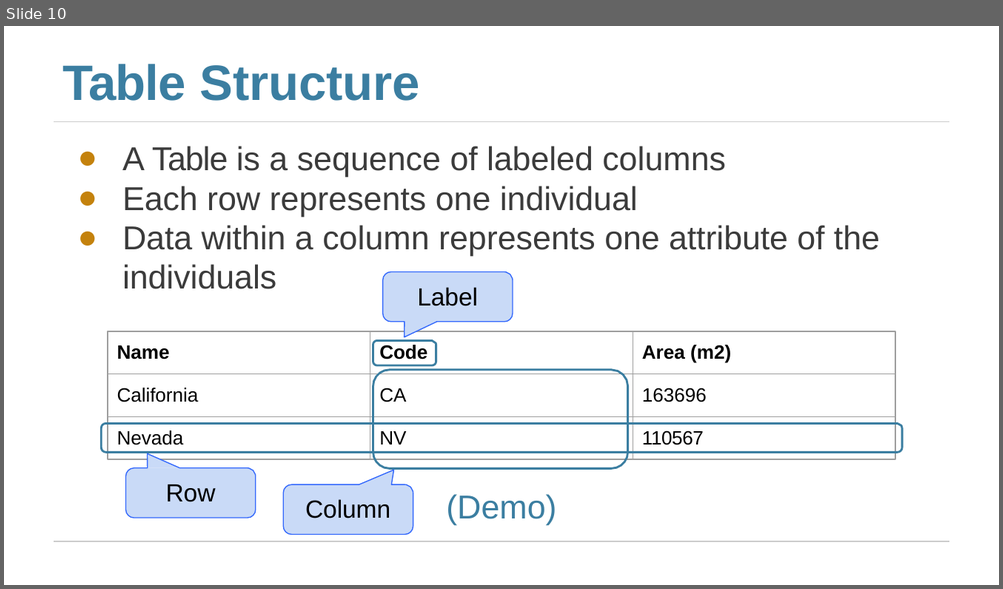
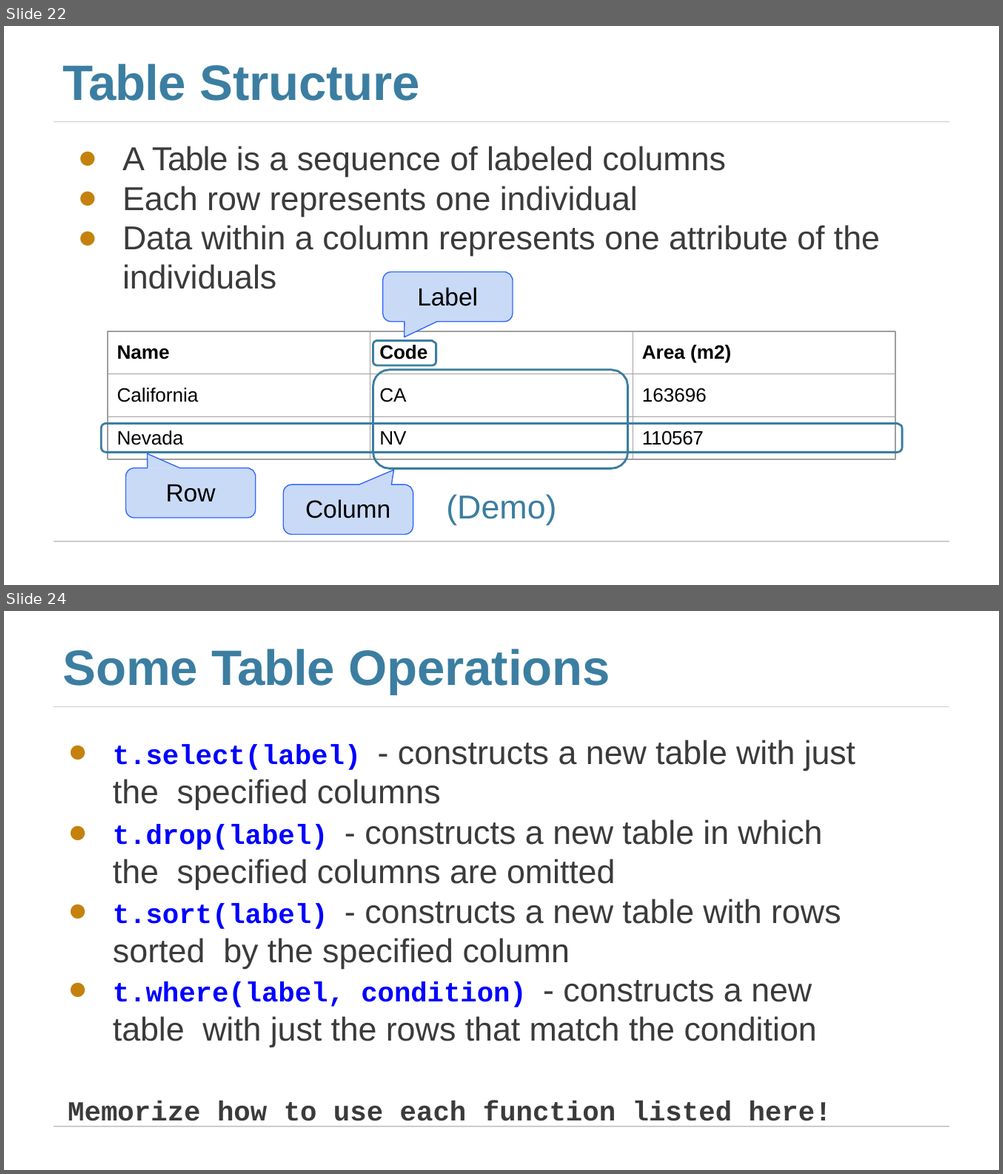
Before and after one commit to jhb10c/d8publicmaterials, a slide deck: Lectures/lec03_Tables.pptx. Shown one above the other, each under a label of ours: slide 10 before the commit, slides 22 and 24 after it; the slides between them are not shown. The pictures are 1003x589 and 1003x1174 pixels, drawn with LibreOffice and Linux fonts; fonts in the diff are those of the drawing. Boxes give left, top, right and bottom in pixels: in the first picture for what was removed or moved away, otherwise in the second. Text is boxed around its words. In the diff, an @@ line names an element or a change of style, - is before the commit and + after.

```diff
--- a/Lectures/lec03_Tables.pptx
+++ b/Lectures/lec03_Tables.pptx
@@ slide 24 added at box(4, 611, 999, 1170), background #FFFFFF; not listed: 2 template elements that a slide beside it also shows @@
@@ title added at box(63, 649, 610, 695), 36 pt, text #3B7EA1, bold @@
+Some Table Operations
@@ text added at box(68, 740, 855, 1128), 24 pt, text #3B3B3B @@
+● t.select(label) - constructs a new table with just the specified columns
+● t.drop(label) - constructs a new table in which the specified columns are omitted
+● t.sort(label) - constructs a new table with rows sorted by the specified column
+● t.where(label, condition) - constructs a new table with just the rows that match the condition
+Memorize how to use each function listed here!
@@ what was slide 10 is now slide 22 @@
```
Also in this commit, not shown: 2 slides changed, 12 other slides added, 3 other files.
